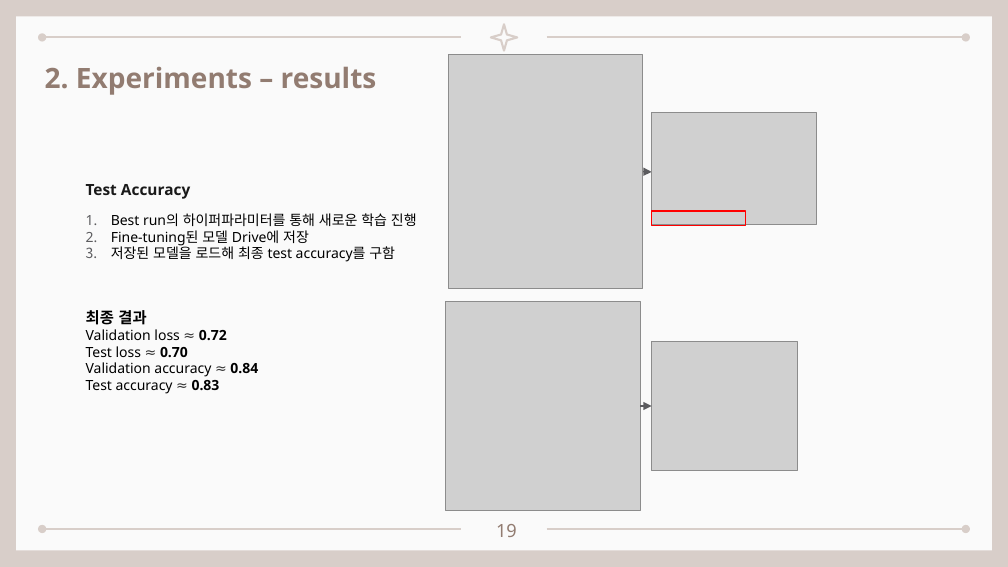
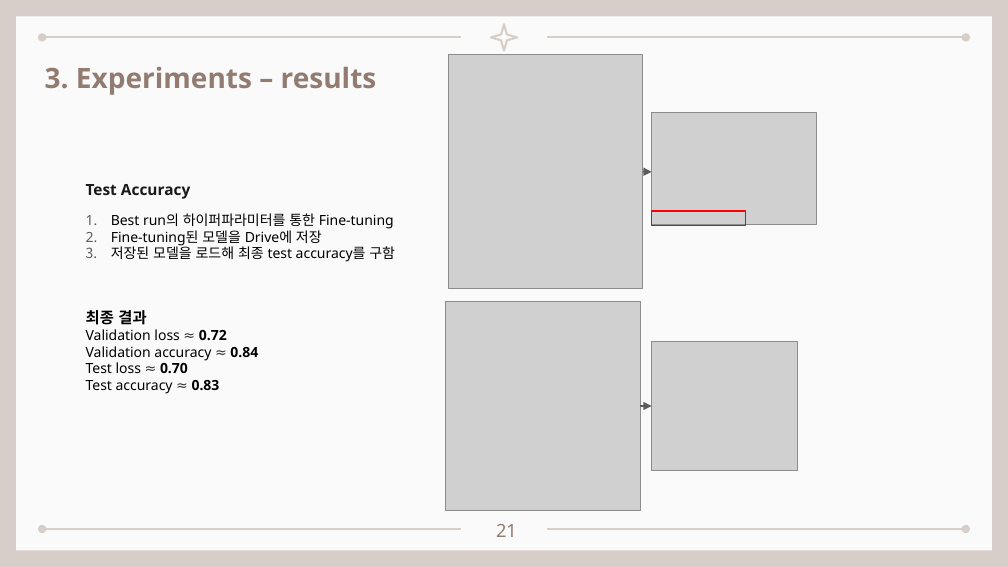
Before and after one commit to seungdeng/DELab, a slide deck: slide 21 of PPT/(이승건)250304_BERT멘토링리뷰.pptx (slide 19 before the commit). Drawn at 1008x567 pixels with LibreOffice and Linux fonts; fonts in the diff are those of the drawing; grey boxes stand for pictures. Boxes give left, top, right and bottom in pixels: in the first picture for what was removed or moved away, otherwise in the second. Text is boxed around its words. In the diff, an @@ line names an element or a change of style, - is before the commit and + after.

```diff
--- a/PPT/(이승건)250304_BERT멘토링리뷰.pptx
+++ b/PPT/(이승건)250304_BERT멘토링리뷰.pptx
@@ text at (45,66,377,95): text changed @@
-2. Experiments – results
+3. Experiments – results
@@ text at (111,213,394,246): text changed @@
-1. Best run의 하이퍼파라미터를 통해 새로운 학습 진행
-2. Fine-tuning된 모델 Drive에 저장
+1. Best run의 하이퍼파라미터를 통한 Fine-tuning
+2. Fine-tuning된 모델을 Drive에 저장
@@ text at (86,346,258,361): paragraph added @@
+Validation accuracy ≈ 0.84
@@ text at (86,362,258,377): paragraph removed @@
-Validation accuracy ≈ 0.84
@@ page number at (496,524,517,537): text changed @@
-19
+21
```
Also in this commit, not shown: 18 other slides changed, 2 slides added, 1 other file.
